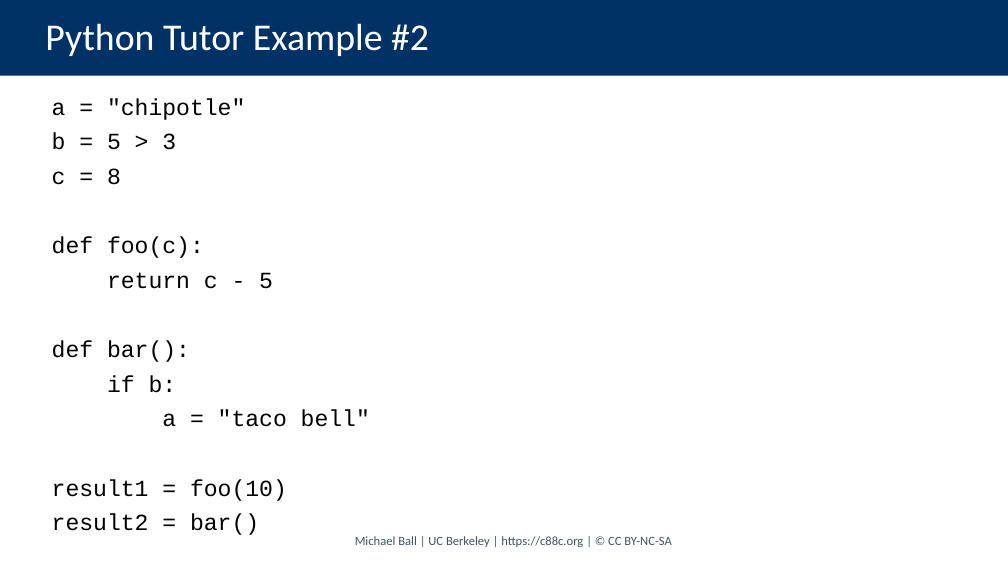
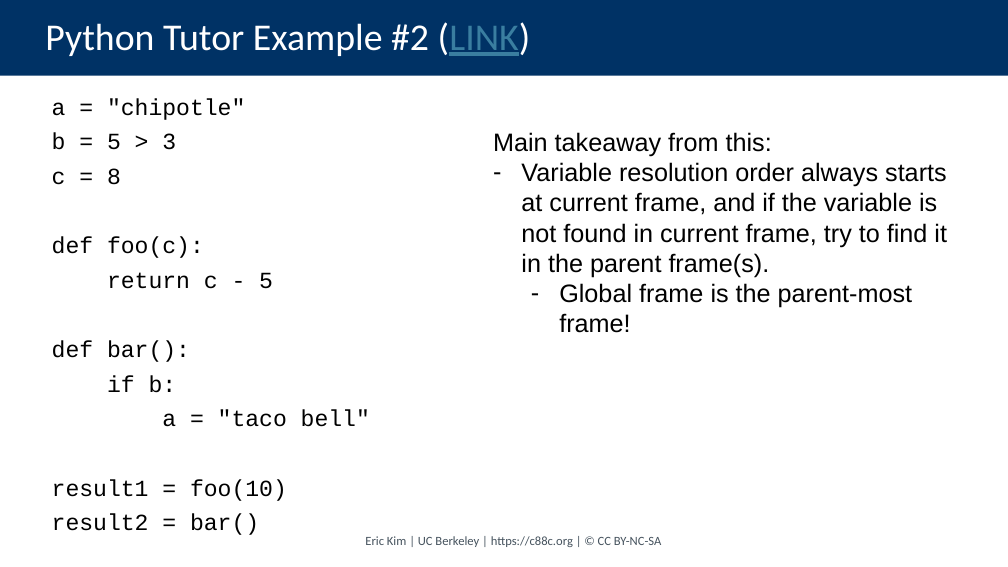
Before and after one commit to cs88-website/su24, a slide deck: slide 24 of assets/slides/su24/07-HOFs_Environments.pptx (slide 21 before the commit). Drawn at 1008x567 pixels with LibreOffice and Linux fonts; fonts in the diff are those of the drawing. Boxes give left, top, right and bottom in pixels: in the first picture for what was removed or moved away, otherwise in the second. Text is boxed around its words. In the diff, an @@ line names an element or a change of style, - is before the commit and + after.

```diff
--- a/assets/slides/su24/07-HOFs_Environments.pptx
+++ b/assets/slides/su24/07-HOFs_Environments.pptx
@@ title at bbox=[45, 22, 531, 56]: text changed @@
-Python Tutor Example #2
+Python Tutor Example #2 (LINK)
@@ text added at bbox=[493, 132, 947, 333], 24 pt, text #000000 @@
+Main takeaway from this:
+– Variable resolution order always starts at current frame, and if the variable is not found in current frame, try to find it in the parent frame(s).
+  – Global frame is the parent-most frame!
@@ text at bbox=[365, 536, 661, 547]: text changed @@
-Michael Ball | UC Berkeley | https://c88c.org | © CC BY-NC-SA
+Eric Kim | UC Berkeley | https://c88c.org | © CC BY-NC-SA
```
Also in this commit, not shown: 8 other slides changed, 14 slides added, 12 slides removed, 15 other files.
